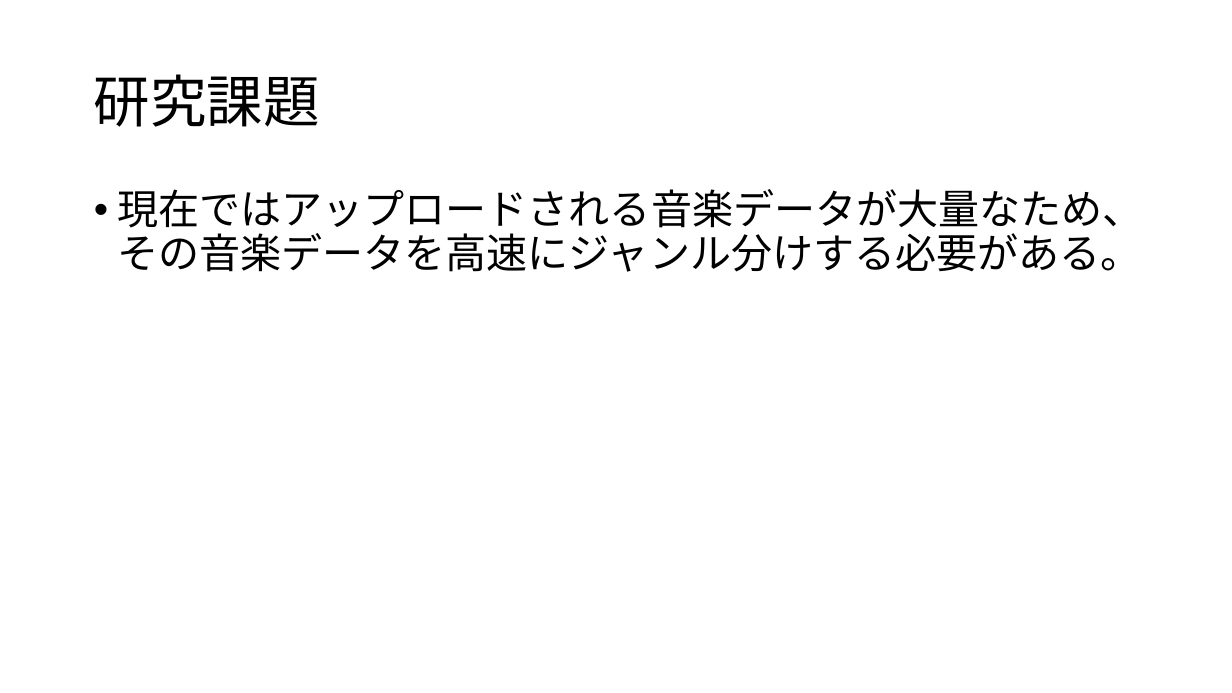
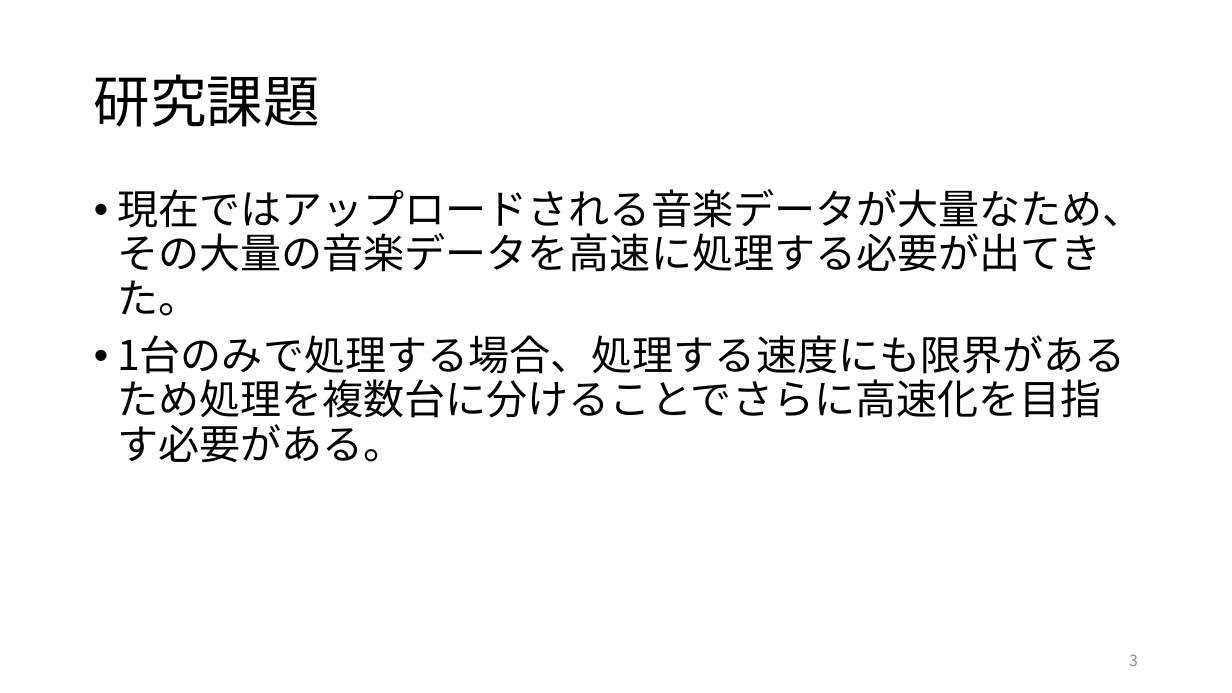
Before and after one commit to kait-takanolab/1821144-yoshii-thesis, a slide deck: slide 3 of 1821144_yoshii_sotsuken_0725.pptx (slide 6 before the commit). Drawn at 1232x693 pixels with LibreOffice and Linux fonts; fonts in the diff are those of the drawing. Boxes give left, top, right and bottom in pixels: in the first picture for what was removed or moved away, otherwise in the second. Text is boxed around its words. In the diff, an @@ line names an element or a change of style, - is before the commit and + after.

```diff
--- a/1821144_yoshii_sotsuken_0725.pptx
+++ b/1821144_yoshii_sotsuken_0725.pptx
@@ text at (117,189,1144,462): text changed @@
-• 現在ではアップロードされる音楽データが大量なため、その音楽データを高速にジャンル分けする必要がある。
+• 現在ではアップロードされる音楽データが大量なため、その大量の音楽データを高速に処理する必要が出てきた。
+• 1台のみで処理する場合、処理する速度にも限界があるため処理を複数台に分けることでさらに高速化を目指す必要がある。
@@ page number added at (1129,654,1138,666), 12 pt, text #8C8C8C @@
+3
```
Also in this commit, not shown: 5 other slides changed, 3 slides added, 2 slides removed.
